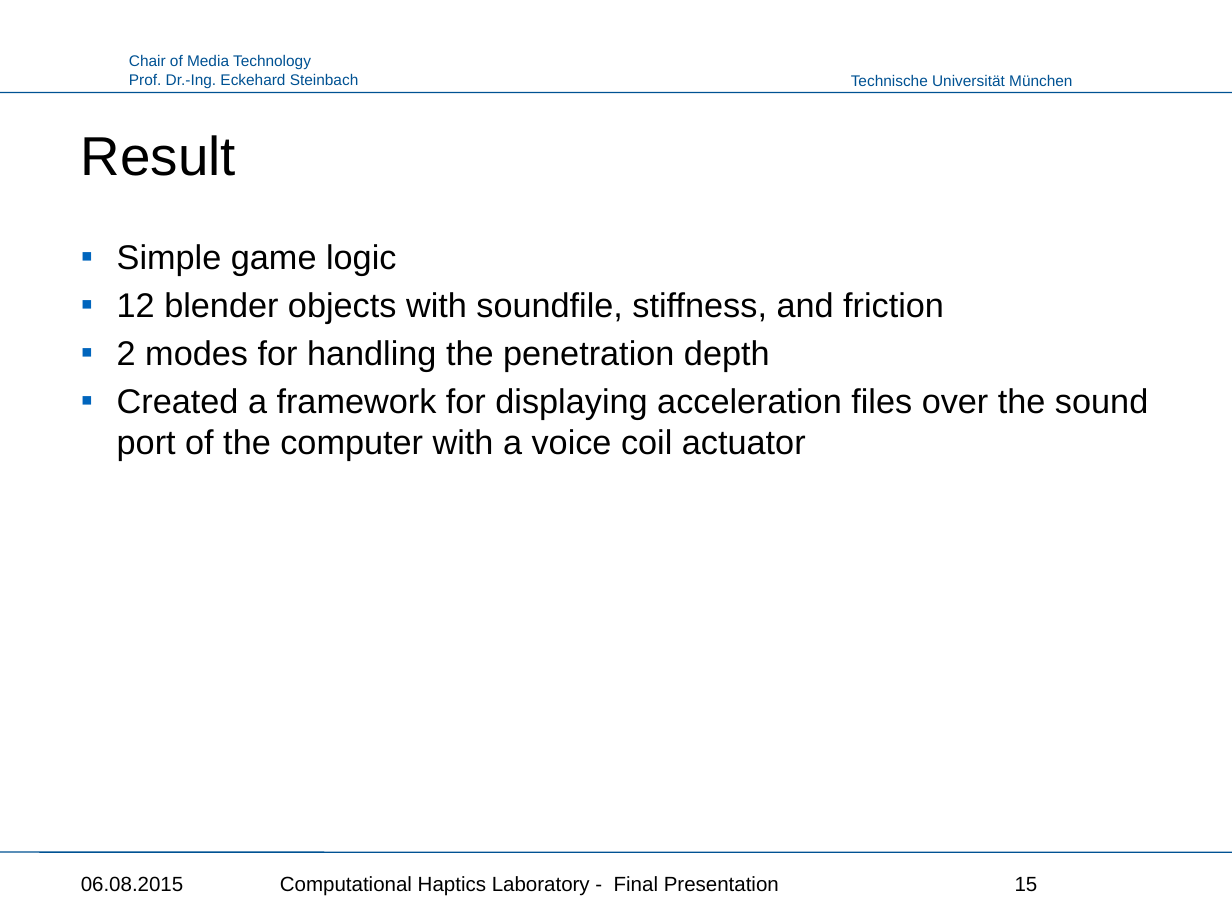
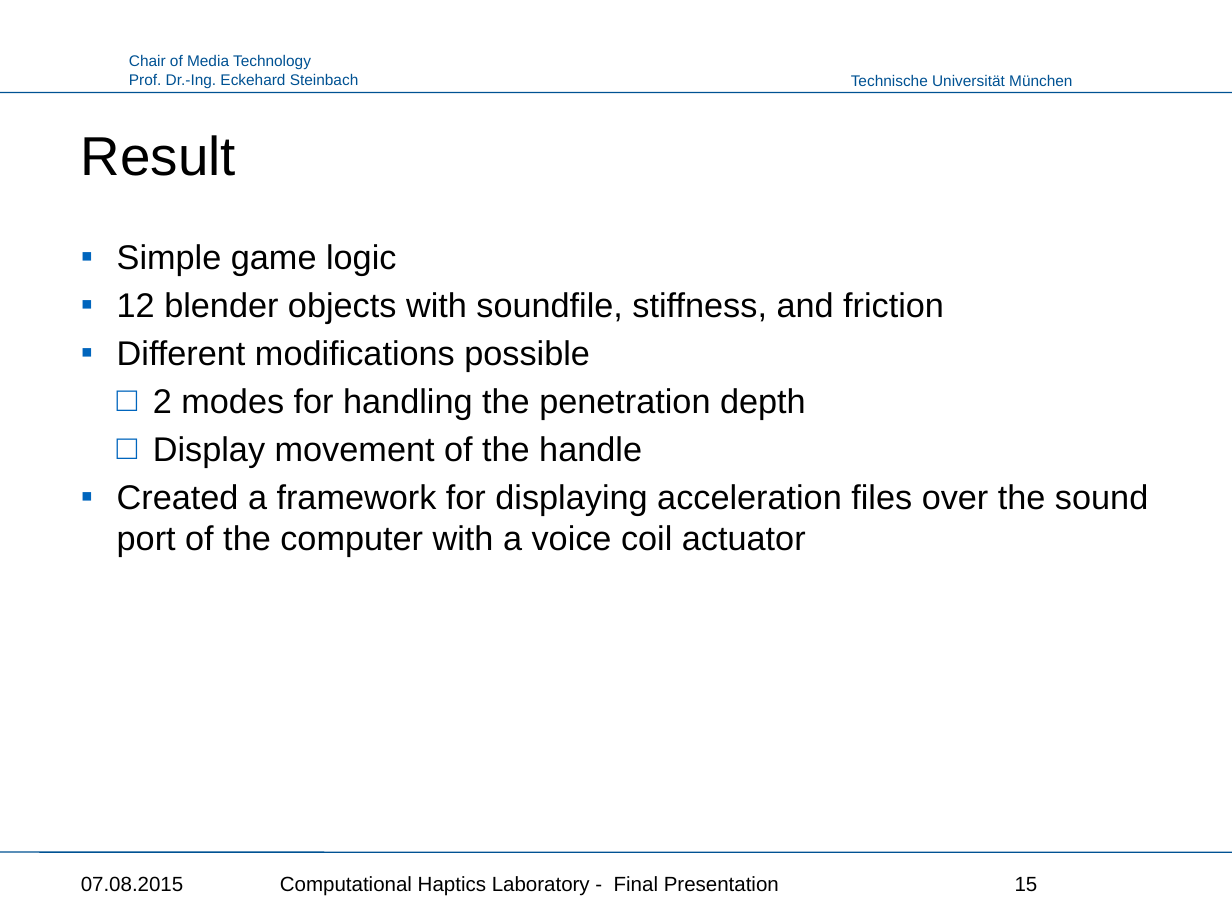
Before and after one commit to Punkbuster0401/HapticsLab, a slide deck: slide 15 of Haptics_Presentation.pptx. Drawn at 1232x924 pixels with LibreOffice and Linux fonts; fonts in the diff are those of the drawing; background and template pictures are left out. Boxes give left, top, right and bottom in pixels: in the first picture for what was removed or moved away, otherwise in the second. Text is boxed around its words. In the diff, an @@ line names an element or a change of style, - is before the commit and + after.

```diff
--- a/Haptics_Presentation.pptx
+++ b/Haptics_Presentation.pptx
@@ text at <box>117,340,590,372</box>: paragraph added @@
+▪ Different modifications possible
@@ text at <box>153,388,806,419</box>: bullet ▪ to □; list level 1 to 2 in "2 modes for handling the ..." @@
@@ text at <box>153,436,642,467</box>: paragraph added @@
+  □ Display movement of the handle
@@ text at <box>81,876,184,892</box>: text changed @@
-06.08.2015
+07.08.2015
```
Also in this commit, not shown: 18 other slides changed, 1 slide added, 1 other file.
